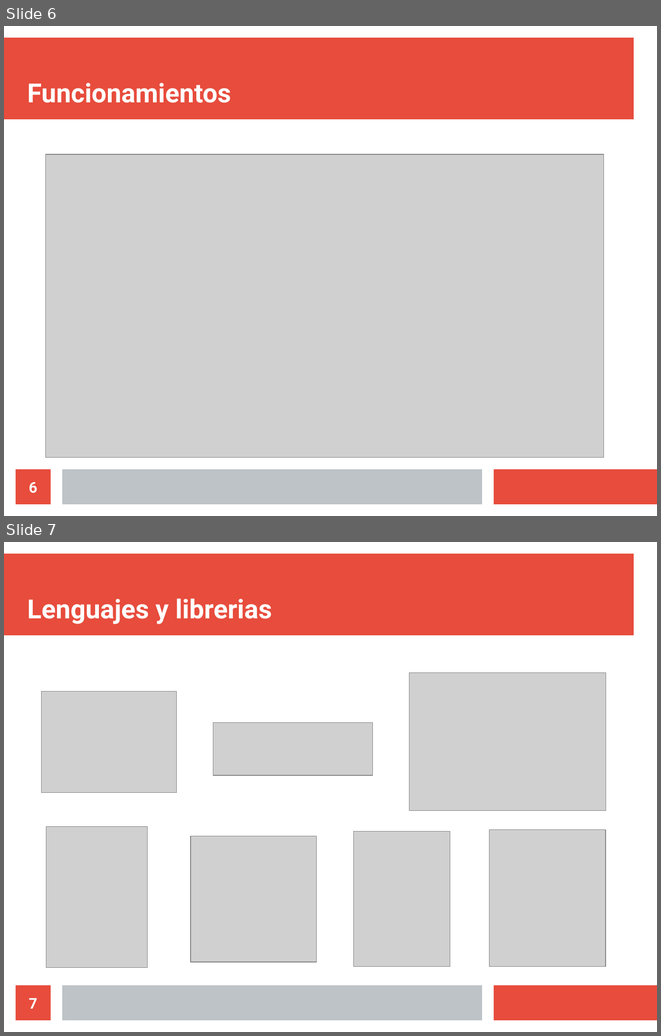
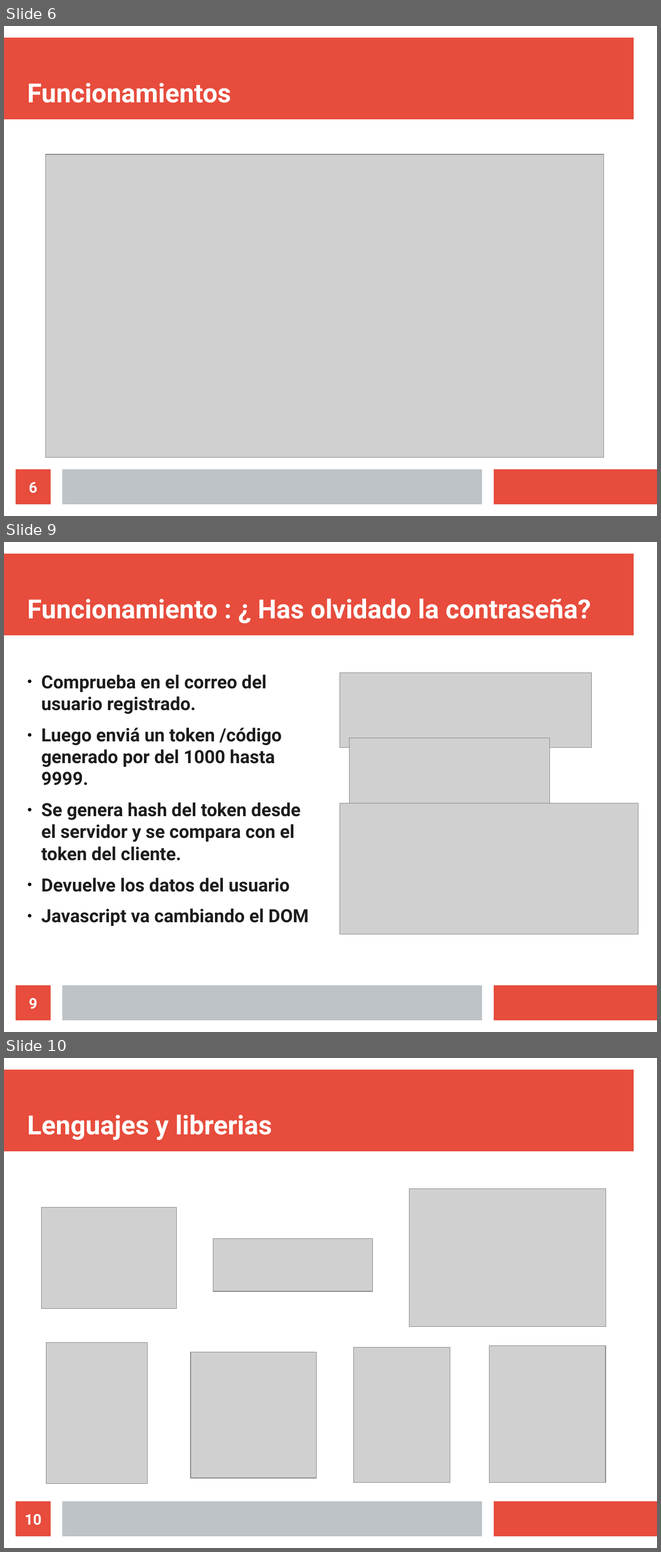
Before and after one commit to Ryksu/seriefilos, a slide deck: presentacion.odp. Shown one above the other, each under a label of ours: slides 6 and 7 before the commit, slides 6, 9 and 10 after it; the slides between them are not shown. The pictures are 661x1036 and 661x1552 pixels, drawn with LibreOffice and Linux fonts; fonts in the diff are those of the drawing; grey boxes stand for pictures. Boxes give left, top, right and bottom in pixels: in the first picture for what was removed or moved away, otherwise in the second. Text is boxed around its words. In the diff, an @@ line names an element or a change of style, - is before the commit and + after.

```diff
--- a/presentacion.odp
+++ b/presentacion.odp
@@ slide 9 added at bbox=[4, 542, 657, 1032], background #FFFFFF; not listed: 3 template elements that a slide beside it also shows @@
@@ title added at bbox=[27, 598, 591, 619], 32 pt, text #FFFFFF, bold @@
+Funcionamiento : ¿ Has olvidado la contraseña?
@@ text added at bbox=[41, 674, 309, 926], 22.1 pt, text #1C1C1C, bold @@
+● Comprueba en el correo del usuario registrado.
+● Luego enviá un token /código generado por del 1000 hasta 9999.
+● Se genera hash del token desde el servidor y se compara con el token del cliente.
+● Devuelve los datos del usuario
+● Javascript va cambiando el DOM
@@ picture added at bbox=[340, 672, 592, 747] @@
@@ picture added at bbox=[350, 738, 550, 808] @@
@@ picture added at bbox=[340, 803, 638, 934] @@
@@ page number added at bbox=[16, 985, 51, 1020], fill #E74C3C, 18 pt, text #FFFFFF, bold @@
+9
@@ what was slide 7 is now slide 10 @@
@@ page number at bbox=[25, 1514, 42, 1525]: text changed @@
-7
+10
```
Also in this commit, not shown: 4 other slides added, 4 other files.
